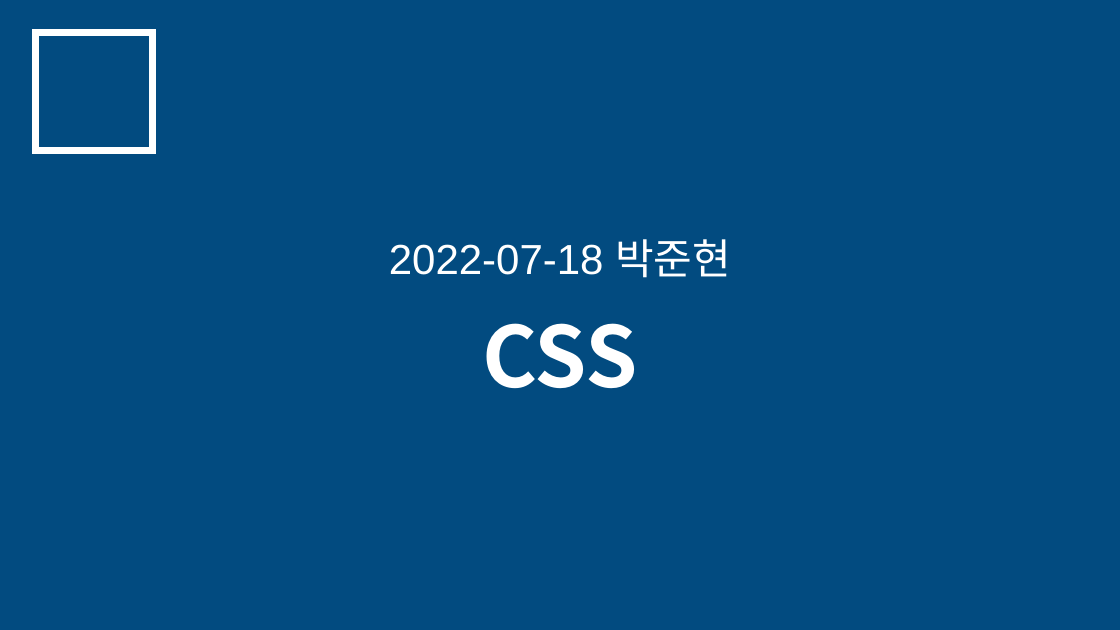
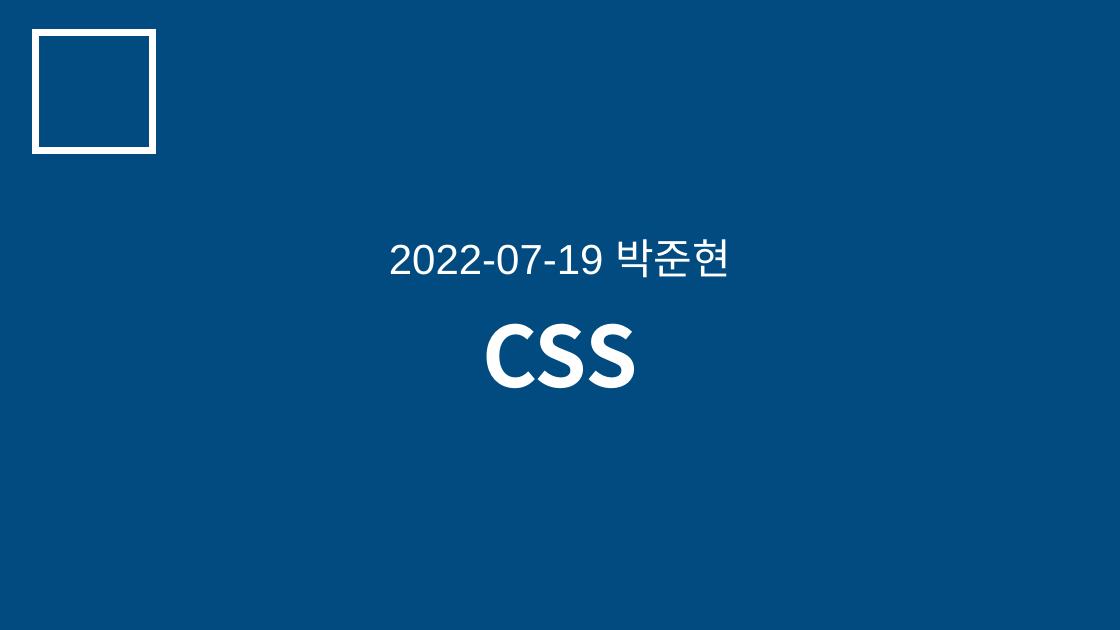
Before and after one commit to JunHyeon3/Practice, a slide deck: slide 1 of 교육내용 ppt정리/220719_박준현_교육내용 정리(CSS).pptx. Drawn at 1120x630 pixels with LibreOffice and Linux fonts; fonts in the diff are those of the drawing. Boxes give left, top, right and bottom in pixels: in the first picture for what was removed or moved away, otherwise in the second. Text is boxed around its words. In the diff, an @@ line names an element or a change of style, - is before the commit and + after.

```diff
--- a/교육내용 ppt정리/220719_박준현_교육내용 정리(CSS).pptx
+++ b/교육내용 ppt정리/220719_박준현_교육내용 정리(CSS).pptx
@@ text at bbox=[389, 239, 731, 278]: text changed @@
-2022-07-18 박준현
+2022-07-19 박준현
```
Also in this commit, not shown: 39 other files.
